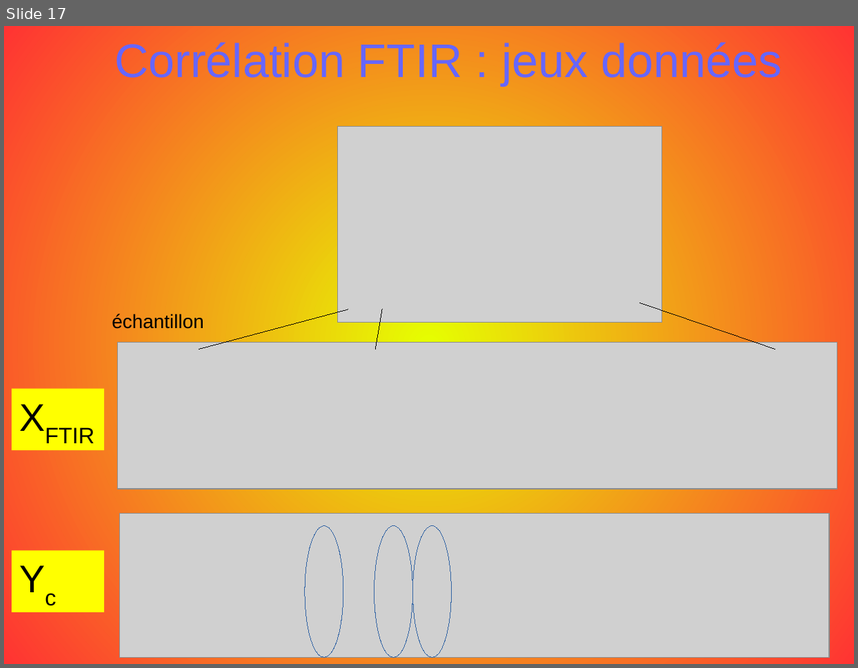
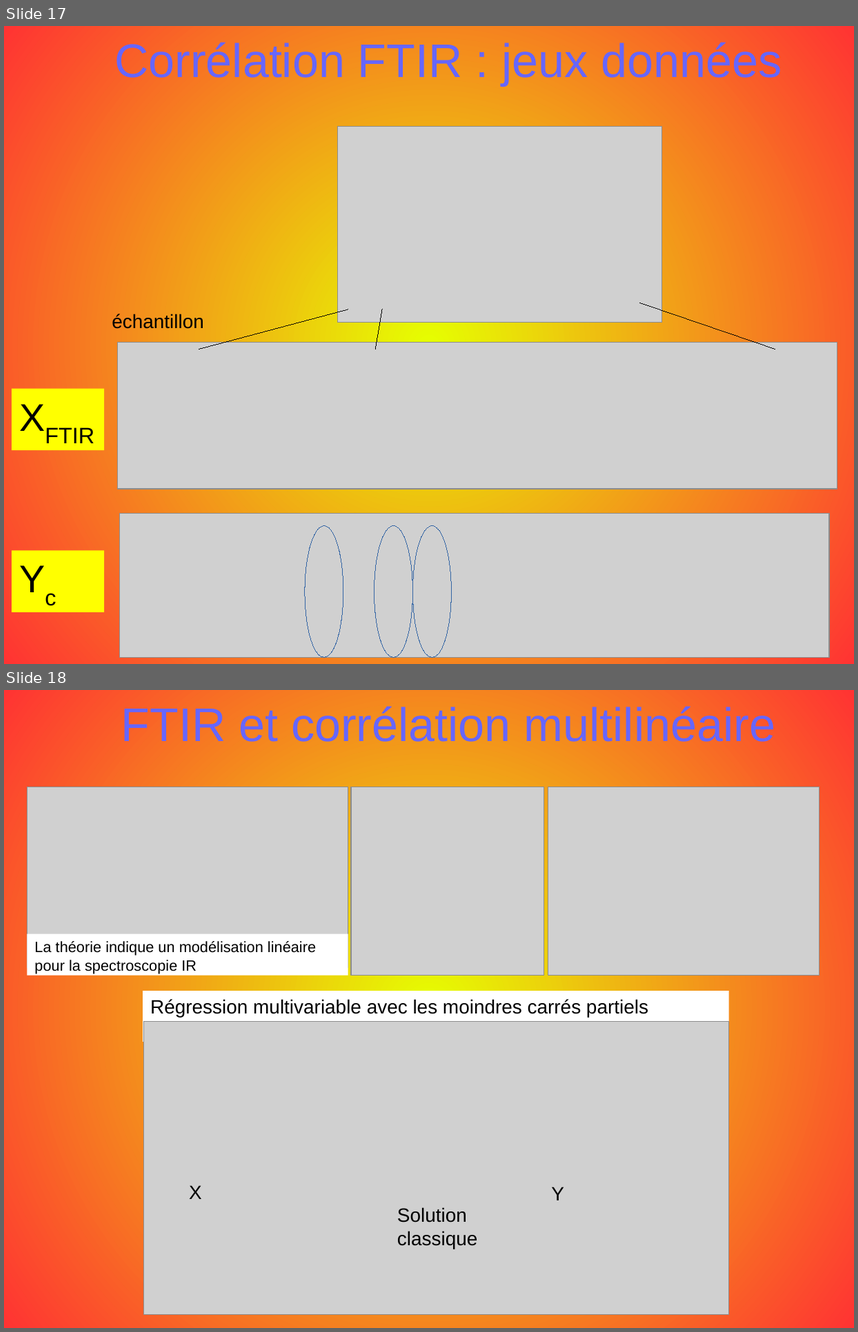
Before and after one commit to opsabarsec/African-soil-chemistry, a slide deck: documents/P7_presentation.odp. Shown one above the other, each under a label of ours: slide 17 before the commit, slides 17 and 18 after it. The pictures are 858x668 and 858x1332 pixels, drawn with LibreOffice and Linux fonts; fonts in the diff are those of the drawing; grey boxes stand for pictures. Boxes give left, top, right and bottom in pixels: in the first picture for what was removed or moved away, otherwise in the second. Text is boxed around its words. In the diff, an @@ line names an element or a change of style, - is before the commit and + after.

```diff
--- a/documents/P7_presentation.odp
+++ b/documents/P7_presentation.odp
@@ slide 18 added at (4, 690, 854, 1328), background gradient #E6FF00 to #FF3333 @@
@@ title added at (121, 706, 775, 742), 44 pt, text #6666FF @@
+FTIR et corrélation multilinéaire
@@ picture added at (27, 787, 348, 967) @@
@@ picture added at (351, 787, 544, 976) @@
@@ picture added at (548, 787, 820, 976) @@
@@ rectangle added at (27, 934, 348, 976), fill #FFFFFF, 14 pt, text #000000 @@
+La théorie indique un modélisation linéaire pour la spectroscopie IR
@@ rectangle added at (143, 991, 729, 1042), fill #FFFFFF, 18 pt, text #000000 @@
+Régression multivariable avec les moindres carrés partiels
@@ picture added at (143, 1022, 729, 1315) @@
@@ text added at (189, 1185, 202, 1199), 18 pt, text #000000 @@
+X
@@ text added at (551, 1187, 564, 1201), 18 pt, text #000000 @@
+Y
@@ text added at (397, 1208, 477, 1249), 18 pt, text #000000 @@
+Solution classique
```
Also in this commit, not shown: 1 slide changed, 2 other slides added, 1 slide removed, 3 other files.
